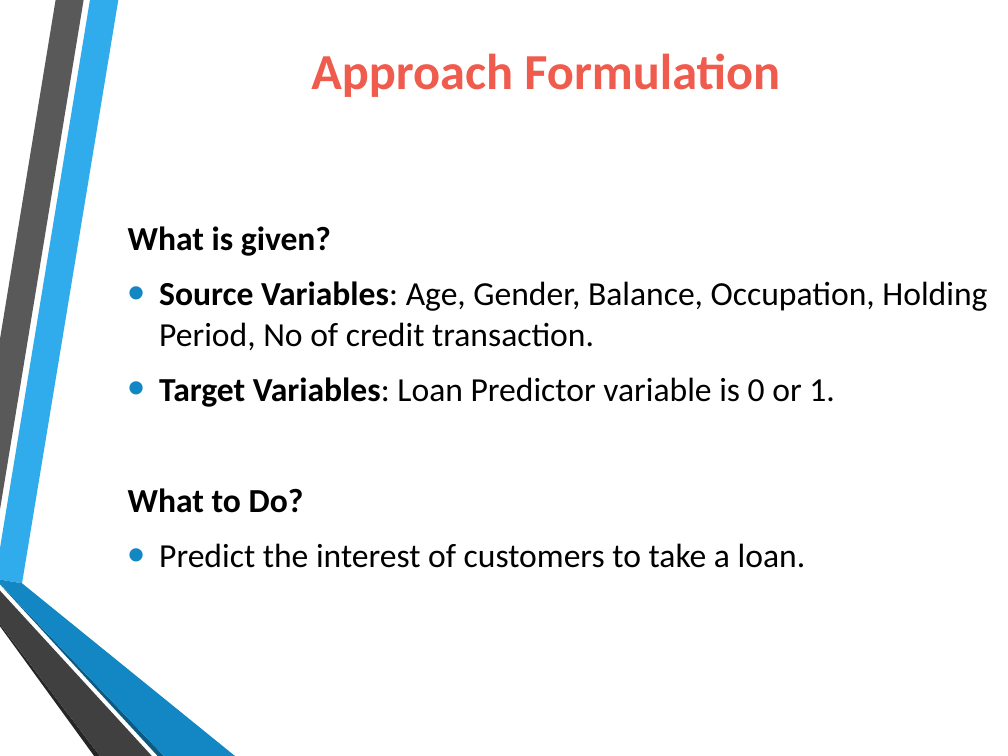
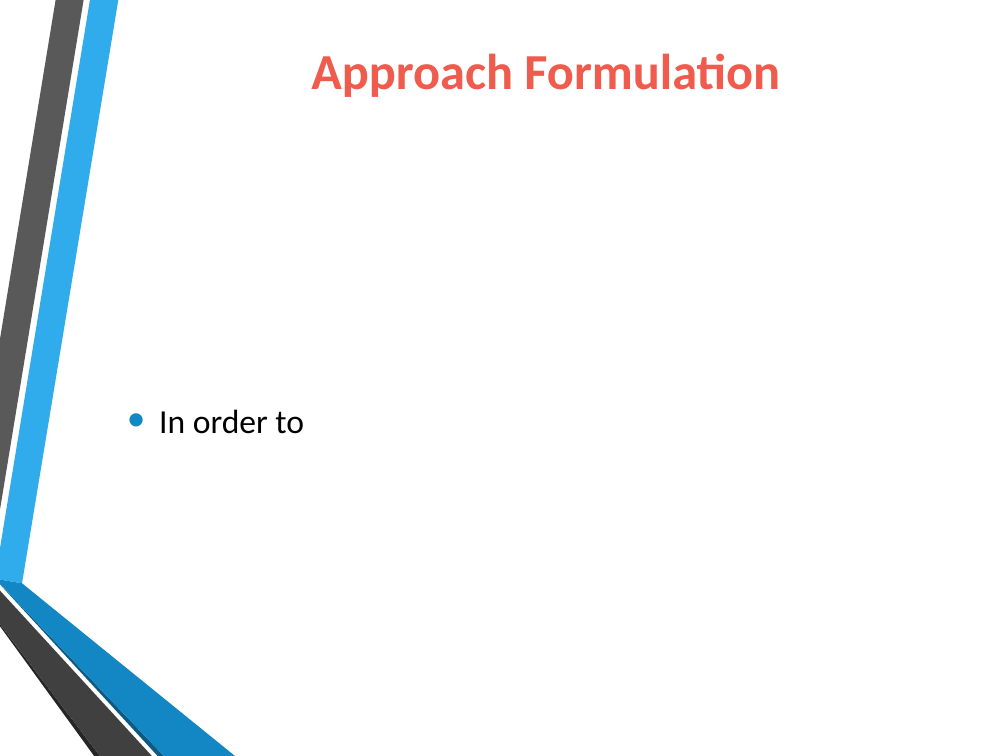
Before and after one commit to kalyanparimi/IIM-Captstone-Bank-Loan-Prediction-using-ML, a slide deck: slide 5 of Group4 Project on Banking.pptx. Drawn at 1008x756 pixels with LibreOffice and Linux fonts; fonts in the diff are those of the drawing; background and template pictures are left out. Boxes give left, top, right and bottom in pixels: in the first picture for what was removed or moved away, otherwise in the second. Text is boxed around its words. In the diff, an @@ line names an element or a change of style, - is before the commit and + after.

```diff
--- a/Group4 Project on Banking.pptx
+++ b/Group4 Project on Banking.pptx
@@ text at [159,409,304,434]: text changed @@
-What is given?
-• Source Variables: Age, Gender, Balance, Occupation, Holding Period, No of credit transaction.
-• Target Variables: Loan Predictor variable is 0 or 1.
-What to Do?
-• Predict the interest of customers to take a loan.
+• In order to
```
Also in this commit, not shown: 1 slide added, 11 other files.
